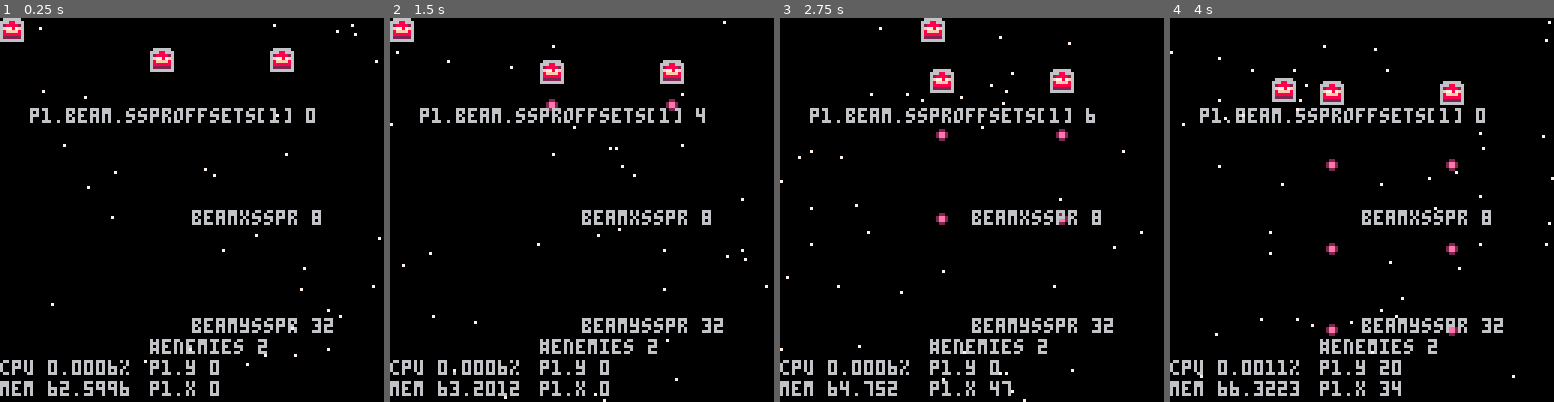
Above: before the commit, frames 1-4 (left to right).
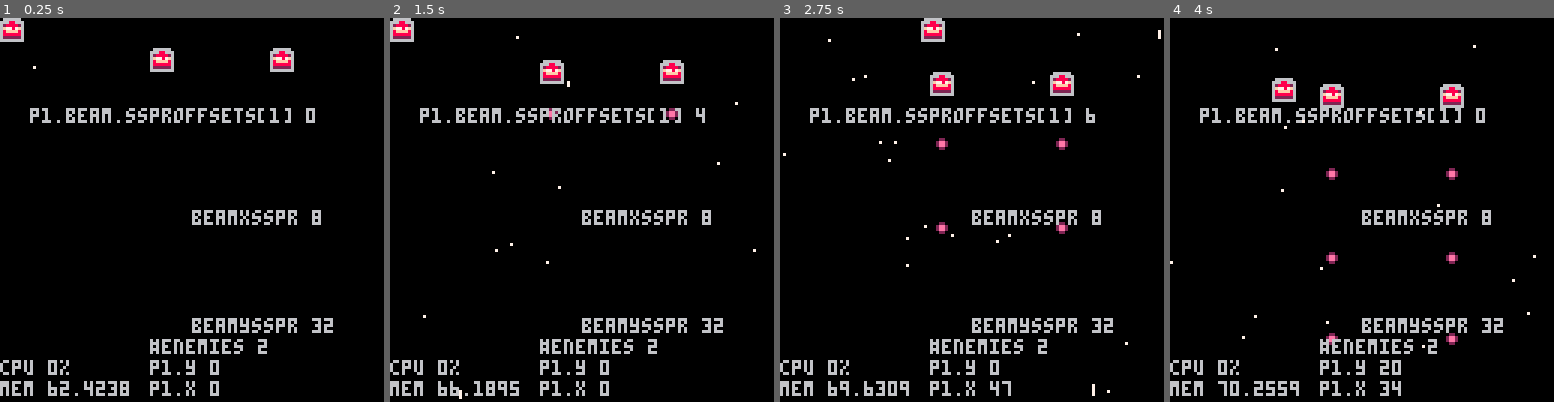
Above: after the commit, the same moments.

Repository: FIXMESTEVE/shmup
Game: PICO-8 cartridge shmup.p8
The game is run twice, just before and just after one commit, with the same random seed, the same clock (stepped at 60 frames per second) and the same inputs.
Inputs:
- Up to frame 1 (0.25 s): no input
- Up to frame 2 (1.5 s): tap X (X key) at 0.33, 1.07 s; tap O (Z key) at 0.7 s
- Up to frame 3 (2.75 s): hold Right 1.6-2.1 s; tap O (Z key) at 1.7, 2.1, 2.5 s; tap X (X key) at 1.85 s; hold Up 2.15-2.42 s; hold Right from 2.47 s (still down)
- Up to frame 4 (4 s): tap O (Z key) at 2.9, 3.3, 3.7 s; tap X (X key) at 2.97 s; release Right at 3.03 s; hold Left 3.08-3.58 s; hold Down 3.63-3.97 s

The runs differ from the first frame. In frame 1, 0.7% of the frame differs, in the area x 8-100%, y 1-99%; in frame 2, 1.0%; in frame 3, 2.0%; in frame 4, 2.2%, in the area x 0-100%, y 0-99%.

Commit message:
background stuff

Diff:
--- a/shmup.p8
+++ b/shmup.p8
@@ -145,7 +145,7 @@
             if(bOverlap)then
                 e.hp-=1
                 --todo bullet explosion
-                e.blink=true
+                if(e.bDidBlink==false)e.bBlink=true
                 del(p1_bullets,b)
 
                 if(e.hp<=0)then
@@ -200,7 +200,7 @@
                 p1.beam.ysize=p1.beam.ystart-(e.y+e.h*8)
                 e.hp-=1
                 --todo beam explosion thing
-                e.blink=true
+                e.bBlink=true
 
                 if(e.hp<=0)then
                     del(enemies,e)
@@ -248,7 +248,8 @@
 
 function _init()
     make_levels()
-    make_bg_stars()
+    -- make_bg_stars()
+    star_emitter_1.make()
     load_level(1)
 end
 
@@ -319,7 +320,8 @@
     e.w=w
     e.h=h
     e.hp=1
-    e.blink=false
+    e.bBlink=false
+    e.bDidBlink=false
     e.clk=0
     --default draw function
     e.draw=function()
@@ -364,15 +366,17 @@
 
 function draw_enemies()
     for e in all(enemies)do
-        if(e.blink)then
-            --briefly make whole palette white to blink injured enemy
+        if(e.bBlink and not e.bDidBlink)then
+            --briefly make whole palette white to bBlink injured enemy
             for c=0,15 do
                 pal(c,7)
             end
             e.draw()
-            e.blink=false
+            e.bDidBlink=true
+            e.bBlink=false
             pal()
         else
+            e.bDidBlink=false
             e.draw()
         end
     end
@@ -401,52 +405,120 @@
 -->8
 --background stuff
 bg_stars={}
-
-function make_bg_stars()
-    for x=0,127 do
-        for y=0,127 do
-            local r=rnd(10000)
-            if(r<20)then
-                local star={}
-                star.x=x
-                star.y=y
-                add(bg_stars, star)
+star_emitter_1={}
+star_emitter_1.clk=0
+star_emitter_1.maxclk=20
+star_emitter_1.make=function()
+    for i=0,rnd(5) do
+        local star={}
+        star.x=rnd(127)
+        star.y=-1
+
+        local spd=rnd(25)/100
+        star.update=function()
+            star.y+=spd+1
+            if(star.y>128)del(bg_stars,star)
+        end
+        star.draw=function()
+            pset(star.x,star.y,7)
+        end
+        add(bg_stars,star)
+    end
+end
+
+star_emitter_2={}
+star_emitter_2.clk=0
+star_emitter_2.maxclk=40
+star_emitter_2.size=4
+star_emitter_2.make=function()
+    for i=0,rnd(3) do
+        local star={}
+        star.x=rnd(127)
+        star.y=-1
+
+        local spd=rnd(225)/100
+        star.update=function()
+            star.y+=spd+2.5
+            if(star.y>128)del(bg_stars,star)
+        end
+        star.draw=function()
+            for i=0,rnd(star_emitter_2.size) do
+                pset(star.x,star.y-i,7)
             end
         end
+        add(bg_stars,star)
     end
 end
 
 function draw_bg_stars()
     for s in all(bg_stars)do
-        pset(s.x,s.y,7)
+        s.draw()
     end
 end
 
 function update_bg_stars()
-    local respawn=0
-
     for s in all(bg_stars)do
-        local r=0
-        s.y+=1
-        if(s.y>128)then
-            del(bg_stars,s)
-            r=s.y-128
-            if(r>respawn)respawn=r
-        end
-    end
-
-    for i=0,respawn do
-        for x=0,127 do
-            local r=rnd(10000)
-            if(r<20)then
-                local star={}
-                star.x=x
-                star.y=1-i
-                add(bg_stars, star)
-            end
-        end
-    end
-end
+        s.update()
+    end
+    star_emitter_1.clk+=1
+    if(star_emitter_1.clk>star_emitter_1.maxclk)then
+        star_emitter_1.clk=0
+        star_emitter_1.make()
+    end
+
+    star_emitter_2.clk+=1
+    if(star_emitter_2.clk>star_emitter_2.maxclk)then
+        star_emitter_2.clk=0
+        star_emitter_2.make()
+    end
+end
+-- bg_stars={}
+
+-- function make_bg_stars()
+--     for x=0,127 do
+--         for y=0,127 do
+--             local r=rnd(10000)
+--             if(r<20)then
+--                 local star={}
+--                 star.x=x
+--                 star.y=y
+--                 add(bg_stars, star)
+--             end
+--         end
+--     end
+-- end
+
+-- function draw_bg_stars()
+--     for s in all(bg_stars)do
+--         pset(s.x,s.y,7)
+--     end
+-- end
+
+-- function update_bg_stars()
+--     local respawn=0
+
+--     for s in all(bg_stars)do
+--         local r=0
+--         s.y+=1
+--         if(s.y>128)then
+--             del(bg_stars,s)
+--             r=s.y-128
+--             if(r>respawn)respawn=r
+--         end
+--     end
+
+--     for i=0,respawn do
+--         for x=0,127 do
+--             local r=rnd(10000)
+--             if(r<20)then
+--                 local star={}
+--                 star.x=x
+--                 star.y=1-i
+--                 add(bg_stars, star)
+--             end
+--         end
+--     end
+-- end
 -->8
 --score stuff
 -->8
